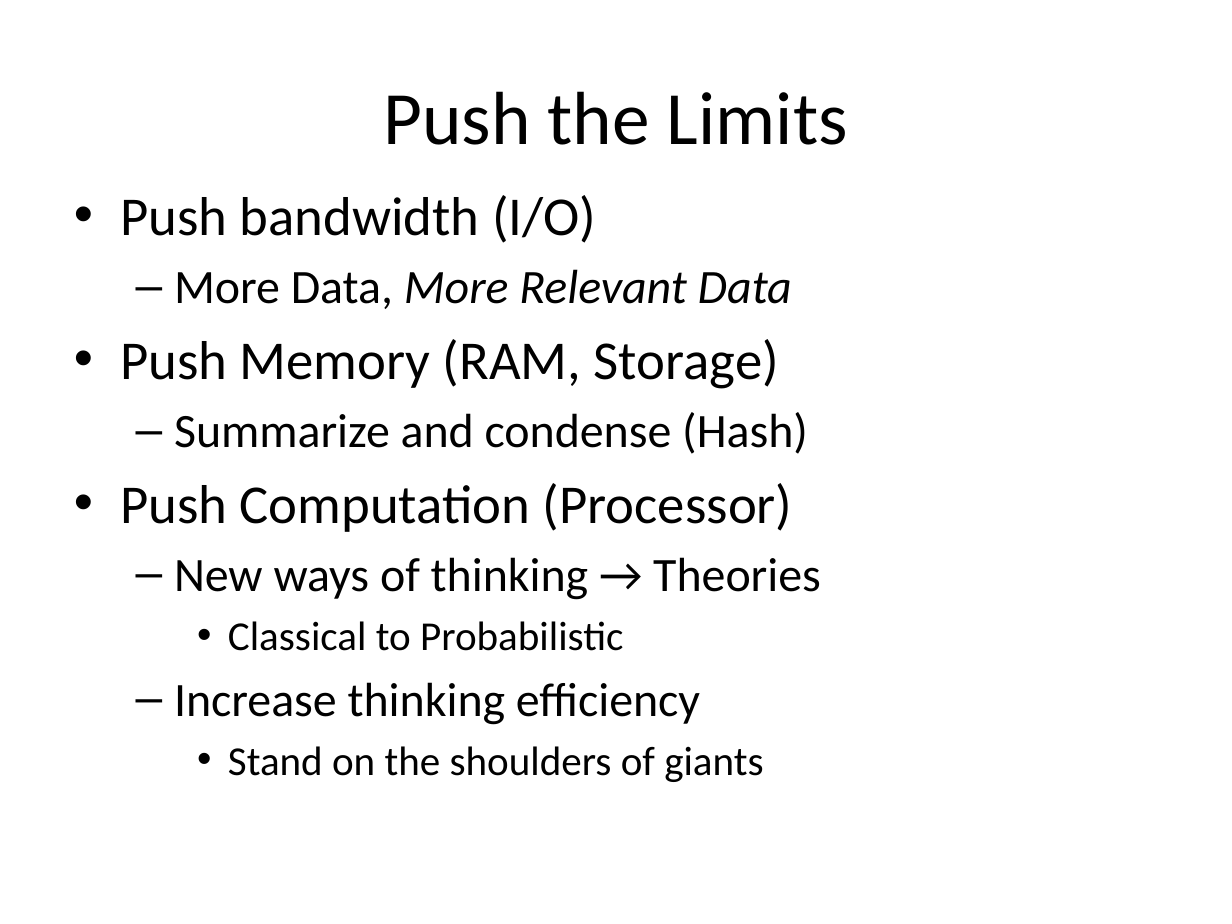
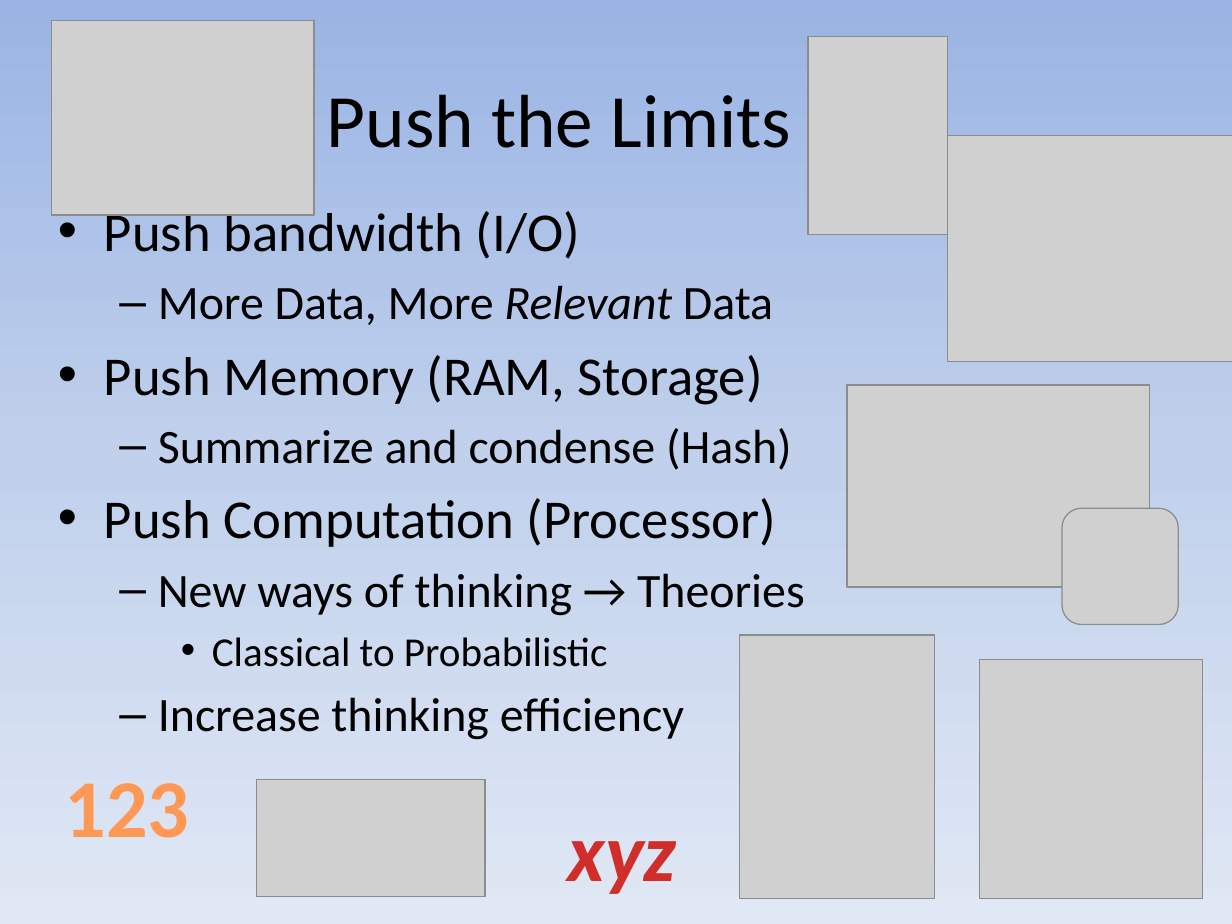
Before and after one commit to dhutchis/ModelTalk, a slide deck: slide 5 of ModelTalk.pptx (slide 6 before the commit). Drawn at 1232x924 pixels with LibreOffice and Linux fonts; fonts in the diff are those of the drawing; grey boxes stand for pictures. Boxes give left, top, right and bottom in pixels: in the first picture for what was removed or moved away, otherwise in the second. Text is boxed around its words. In the diff, an @@ line names an element or a change of style, - is before the commit and + after.

```diff
--- a/ModelTalk.pptx
+++ b/ModelTalk.pptx
@@ background #FFFFFF to gradient #9AB5E4 to #C2D1ED to #E1E8F5 @@
@@ picture added at (52, 21, 314, 216) @@
@@ title "Push the Limits": place and size @@
-title "Push the Limits" at (383, 91, 848, 145)
+title "Push the Limits" at (327, 94, 791, 148)
@@ picture added at (808, 37, 947, 235) @@
@@ picture added at (947, 136, 1232, 362) @@
@@ text "Push bandwidth (I/O)": place and size @@
-text "Push bandwidth (I/O)" at (120, 195, 821, 782)
+text "Push bandwidth (I/O)" at (104, 205, 805, 740)
@@ text at (158, 285, 773, 325): italic off in "More Data" @@
@@ picture added at (848, 386, 1151, 588) @@
@@ picture added at (1062, 509, 1178, 625) @@
@@ picture added at (739, 634, 935, 898) @@
@@ picture added at (979, 660, 1202, 899) @@
@@ text at (228, 746, 763, 782): paragraph removed @@
-    • Stand on the shoulders of giants
@@ text added at (64, 783, 189, 838), 48 pt, text gradient #9D4700 to #FF9856 to #FFF5F1, bold @@
+123
@@ picture added at (256, 780, 484, 897) @@
@@ text added at (567, 841, 676, 894), 48 pt, text gradient #FC7C7A to #D02F2C to #C70500, bold, italic @@
+xyz
```
Also in this commit, not shown: 12 other slides changed, 2 slides added, 2 slides removed.
